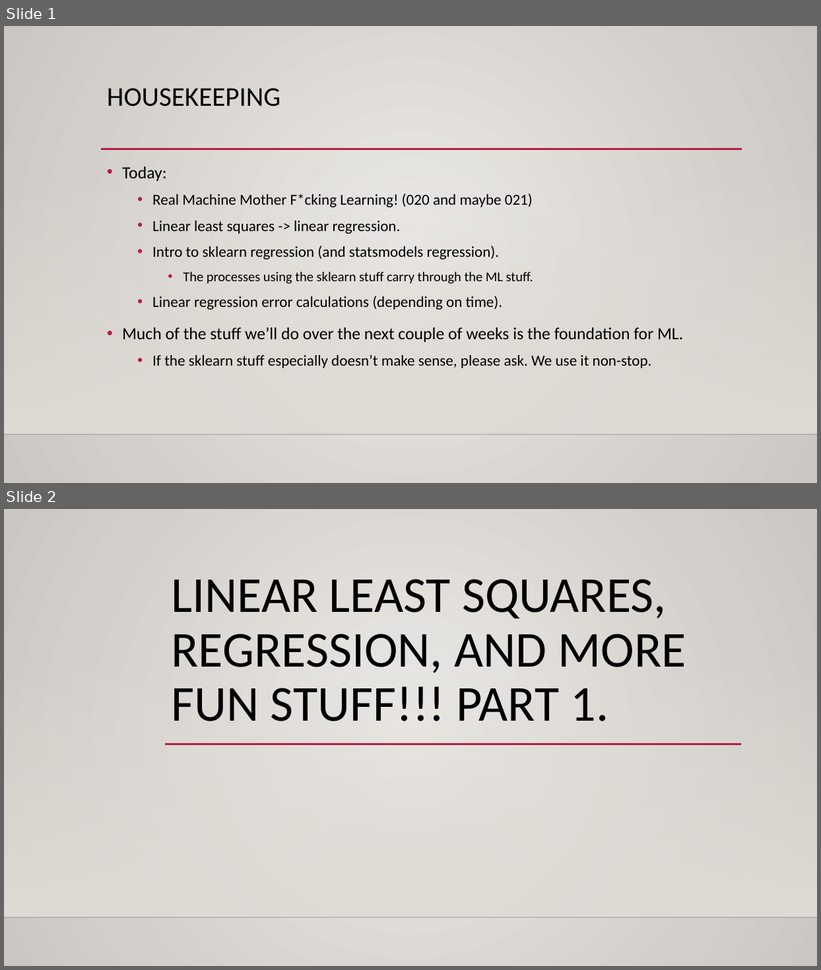
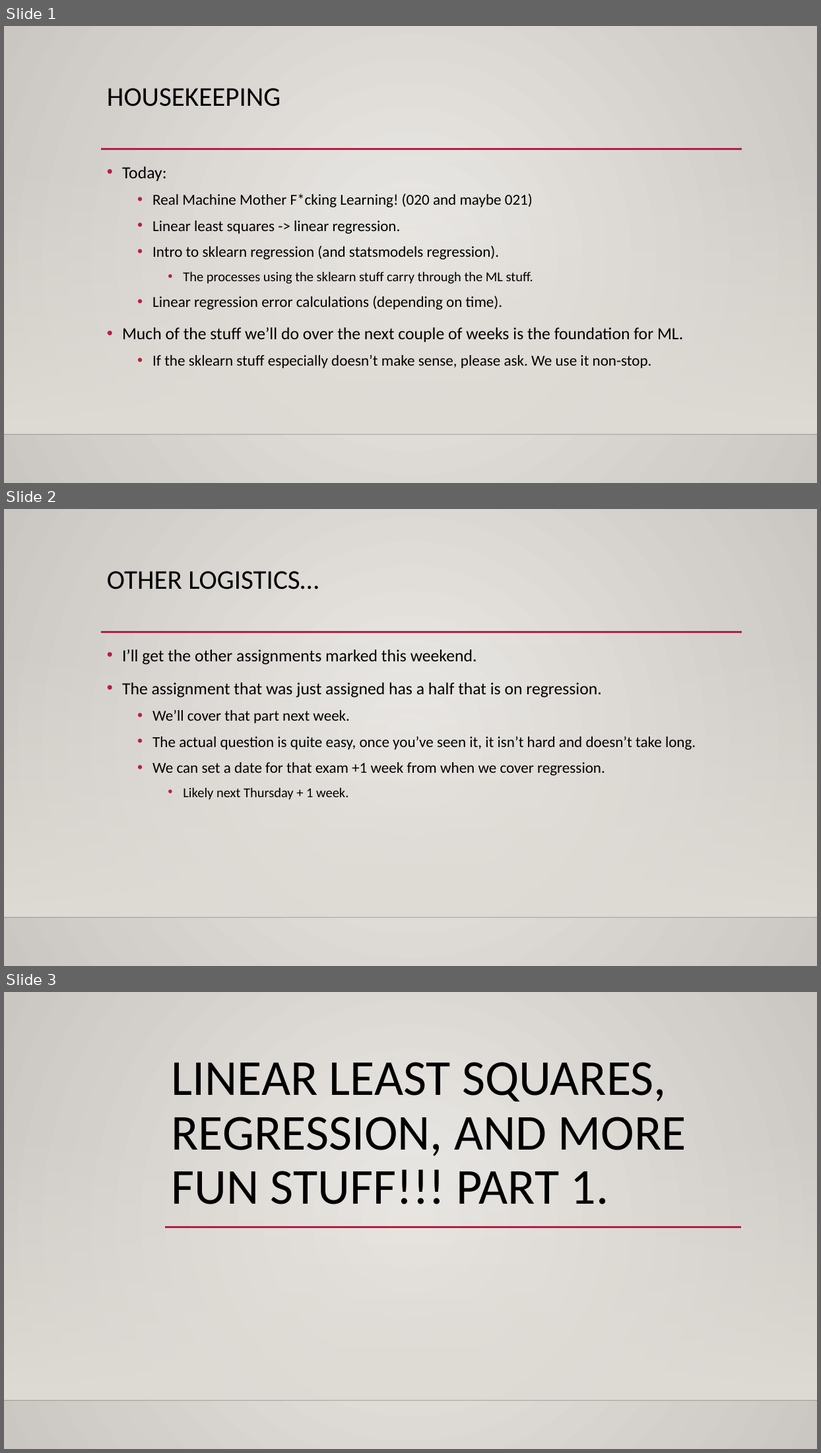
Before and after one commit to AkeemSemperDataScience/Basic_Stats_in_Python_Student_Repository, a slide deck: reference_material/slides/020_Linear_Least_Squares.pptx. Shown one above the other, each under a label of ours: slides 1 and 2 before the commit, slides 1, 2 and 3 after it. The pictures are 821x970 and 821x1453 pixels, drawn with LibreOffice and Linux fonts; fonts in the diff are those of the drawing; background and template pictures are left out. Boxes give left, top, right and bottom in pixels: in the first picture for what was removed or moved away, otherwise in the second. Text is boxed around its words. In the diff, an @@ line names an element or a change of style, - is before the commit and + after.

```diff
--- a/reference_material/slides/020_Linear_Least_Squares.pptx
+++ b/reference_material/slides/020_Linear_Least_Squares.pptx
@@ slide 2 added at (4,509,817,966), background gradient #ECEAE7 to #CAC7C1; not listed: 3 template elements that a slide beside it also shows @@
@@ title added at (107,571,319,590), 32 pt, text #000000 @@
+OTHER LOGISTICS…
@@ text added at (122,650,696,800), 18 pt, text #000000 @@
+• I’ll get the other assignments marked this weekend.
+• The assignment that was just assigned has a half that is on regression.
+  • We’ll cover that part next week.
+  • The actual question is quite easy, once you’ve seen it, it isn’t hard and doesn’t take long.
+  • We can set a date for that exam +1 week from when we cover regression.
+    • Likely next Thursday + 1 week.
@@ what was slide 2 is now slide 3 @@
```
Also in this commit, not shown: 5 slides changed, 1 other slide added, 6 other files.
